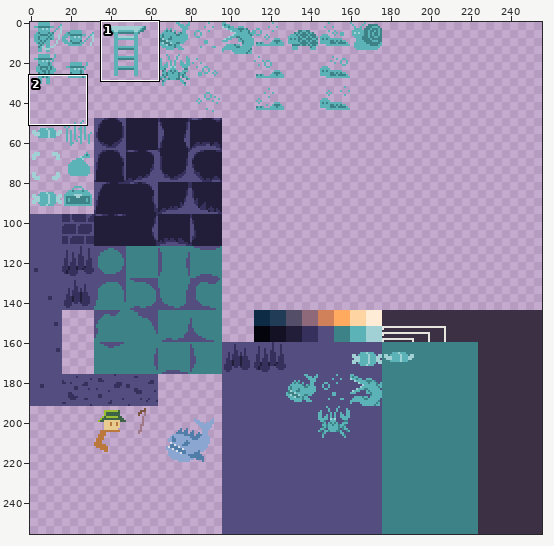
File history of a sprite sheet, assets/sprites.png. Above: a wide view before the commit, with the close-up outlined.
Close-up. Old version:
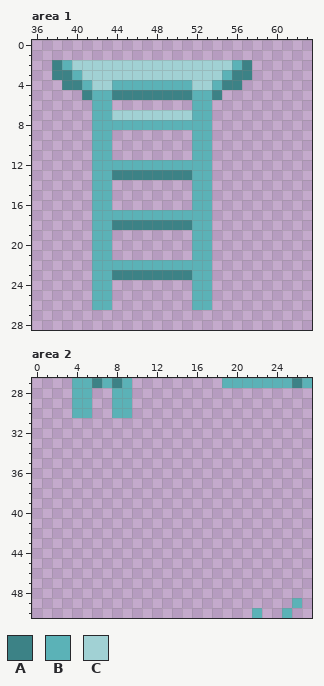
The file is 256x256 pixels. Colours within 5 levels of each other are drawn and written as one. Shown: area 1: x 36..63, y 0..28; area 2: x 0..27, y 27..50. The commit also changed other parts of the picture, which this record leaves out.
Palette (. is transparent): A #3c8286  B #5bb2b7  C #a1d1d4
Pixels before, area 1, first column x 38:
 2 ABCCCCCCCCCCCCCCCCBA
 3 AABCCCCCCCCCCCCCCBAA
 4 .AABCCBBBBBBBBCCBAA.
 5 ...ABBAAAAAAAABBA...
 6 ....BB........BB....
 7 ....BBCCCCCCCCBB....
 8 ....BBBBBBBBBBBB....
 9 ....BB........BB....
10 ....BB........BB....
11 ....BB........BB....
12 ....BBBBBBBBBBBB....
13 ....BBAAAAAAAABB....
14 ....BB........BB....
15 ....BB........BB....
16 ....BB........BB....
17 ....BBBBBBBBBBBB....
18 ....BBAAAAAAAABB....
19 ....BB........BB....
20 ....BB........BB....
21 ....BB........BB....
22 ....BBBBBBBBBBBB....
23 ....BBAAAAAAAABB....
24 ....BB........BB....
25 ....BB........BB....
26 ....BB........BB....
Pixels before, area 2, first column x 4:
27 BBABAB.........BBBBBBBAB
28 BB..BB..................
29 BB..BB..................
30 BB..BB..................
31 ........................
32 ........................
33 ........................
34 ........................
35 ........................
36 ........................
37 ........................
38 ........................
39 ........................
40 ........................
41 ........................
42 ........................
43 ........................
44 ........................
45 ........................
46 ........................
47 ........................
48 ........................
49 ......................B.
50 ..................B..B..
And afterwards:
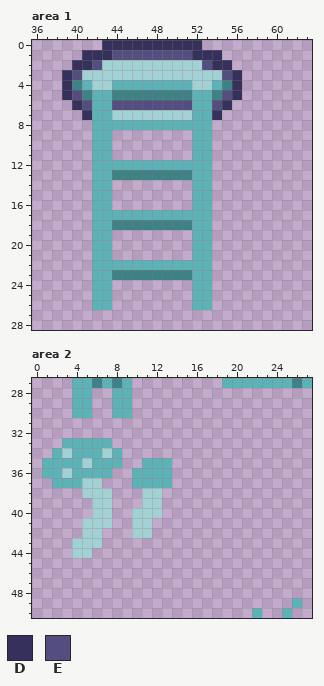
Colours new in this view: D #36305d  E #534d80
The exact change:
Changed rows in their new state; - is an unchanged pixel.
Area 1:
first column x 38:
 0 -----DDDDDDDDDD-----
 1 ---DDDEEEEEEEEDDD---
 2 ..DDE----------EDD..
 3 .DE--------------ED.
 4 -D----------------D-
 5 -DE--------------ED-
 6 --DE--EEEEEEEE--ED--
 7 ---D------------D---
Area 2:
first column x 1:
33 --BBBBB------
34 -BCBBBCB-----
35 BBBBCBBB--BBB
36 BBCBBBB--BBBB
37 -BBBCC---BBBB
38 ----CCC---CC-
39 -----CC---CC-
40 -----CC--CCC-
41 ----CCC--CC--
42 ----CC---CC--
43 ---CCC-------
44 ---CC--------
Pixel boxes of the changes (left, top, right, bottom) in both close-ups:
changed: (52, 40, 252, 120)
added: (42, 438, 172, 558)
